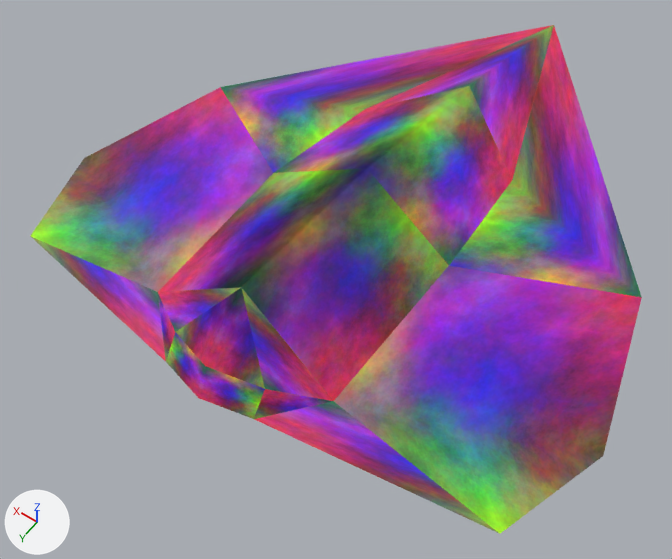
Renders of the OBJ model media/models/plane.obj from each side of a commit.
Before and after are seen from a 50 mm camera at (-4.54, 8.31, 9.79) aimed at (0.07, 1.86, -0.35). The axes (+X, +Y, +Z) are drawn at lower left. The lights are the same throughout. Where no turn or scale is listed for an object, it has been applied to the vertices.

Objects in the first picture: 'Cube_Cube.001'.
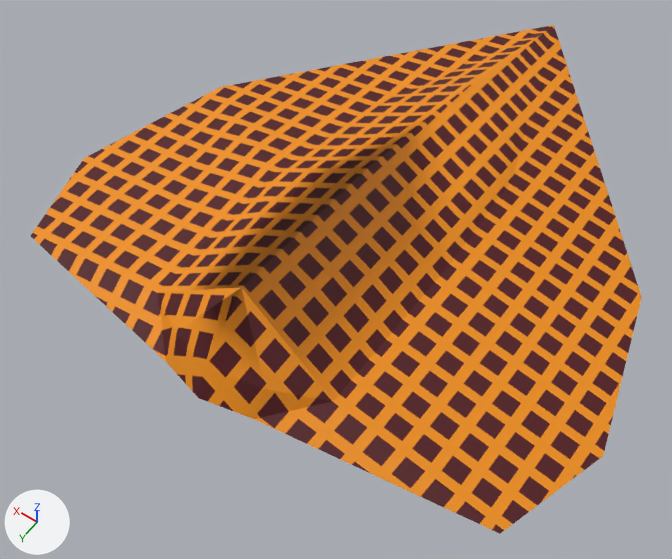
Changed parts and their boxes (x1, y1, x2, y2) in the pictures (672 x 559 px):
'Cube_Cube.001', surface changed: (31, 25, 642, 534) in both

Edits to the bpy script that builds the scene:
```text
Add img_plane_png:
    img_plane_png = load_image('plane.png', '../textures/plane.png', 1024, 1024, 'sRGB')
Change mat_material_001:
    mat_material_001.texture: img_lsd_png -> img_plane_png
Change me_cube_cube_001:
    where me_cube_cube_001.from_pydata(...)  # 31 vertices, 35 faces, 2 loose edges; spans x -4.13..4.13, y -4.26..4.7, z -0.22..1.55
    used by ob_cube_cube_001; location = (0.0, 0.0, 0.0)
    me_cube_cube_001 part 1: texture (UV) coordinates of 35 of 35 faces, centred in x -2.81..2.81, y -2.04..4.57, z 0.0..1.04, changed; they spanned u 0.0..1.0, v 0.0..1.0 and now span u 0.0..1.0, v 0.0..1.0
```
